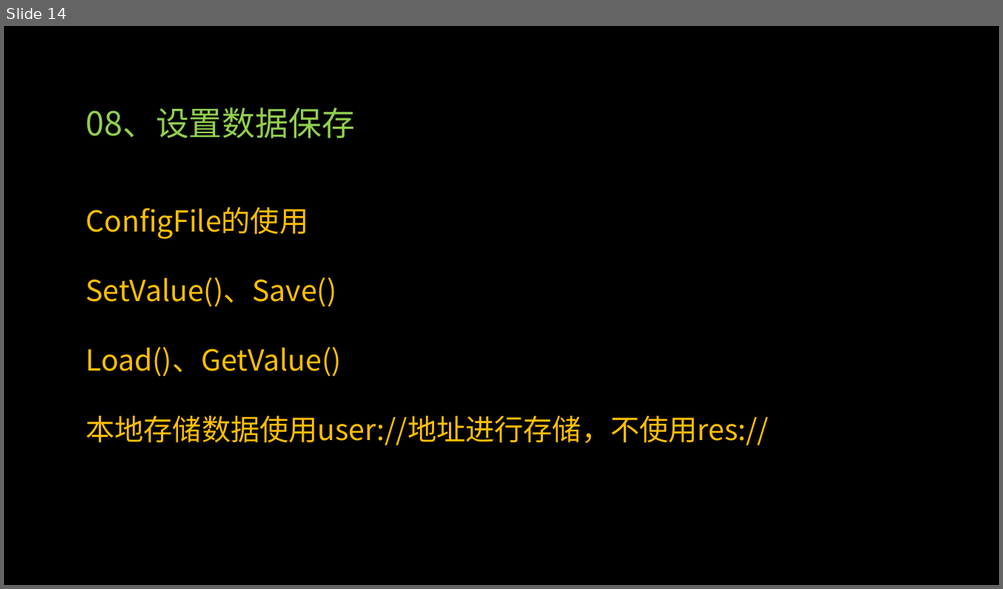
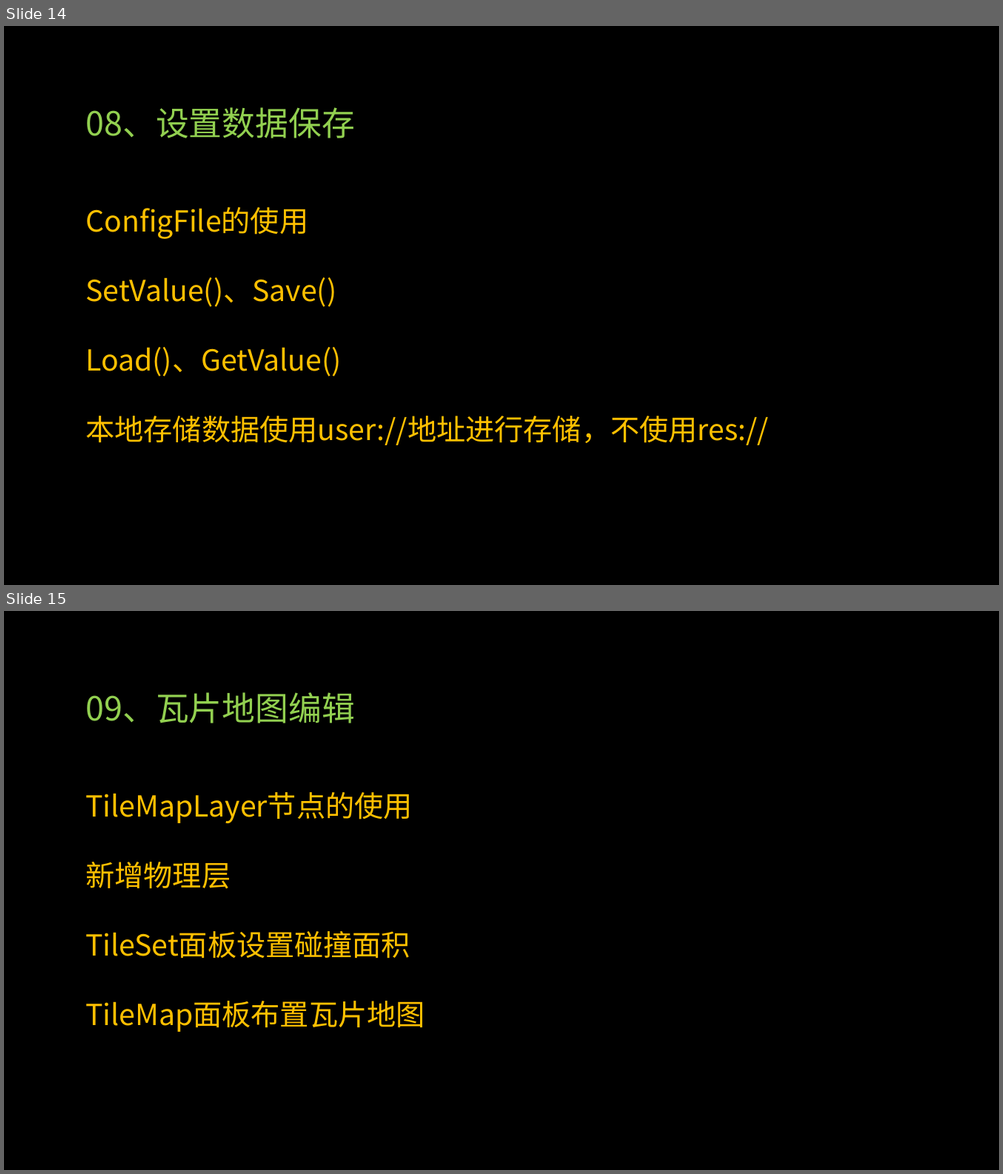
Before and after one commit to PGYangel/GodotStudy, a slide deck: Lesson1/Godot入门实践蛙里奥教程内容.pptx. Shown one above the other, each under a label of ours: slide 14 before the commit, slides 14 and 15 after it. The pictures are 1003x589 and 1003x1174 pixels, drawn with LibreOffice and Linux fonts; fonts in the diff are those of the drawing; background and template pictures are left out. Boxes give left, top, right and bottom in pixels: in the first picture for what was removed or moved away, otherwise in the second. Text is boxed around its words. In the diff, an @@ line names an element or a change of style, - is before the commit and + after.

Commit message:
09瓦片地图

```diff
--- a/Lesson1/Godot入门实践蛙里奥教程内容.pptx
+++ b/Lesson1/Godot入门实践蛙里奥教程内容.pptx
@@ slide 15 added at box(4, 611, 999, 1170), background picture (left out) @@
@@ text added at box(85, 692, 354, 723), 32 pt, text #92D050 @@
+09、瓦片地图编辑
@@ text added at box(85, 792, 424, 1032), 28 pt, text #FFC000 @@
+TileMapLayer节点的使用
+新增物理层
+TileSet面板设置碰撞面积
+TileMap面板布置瓦片地图
```
Also in this commit, not shown: 3 other files.
